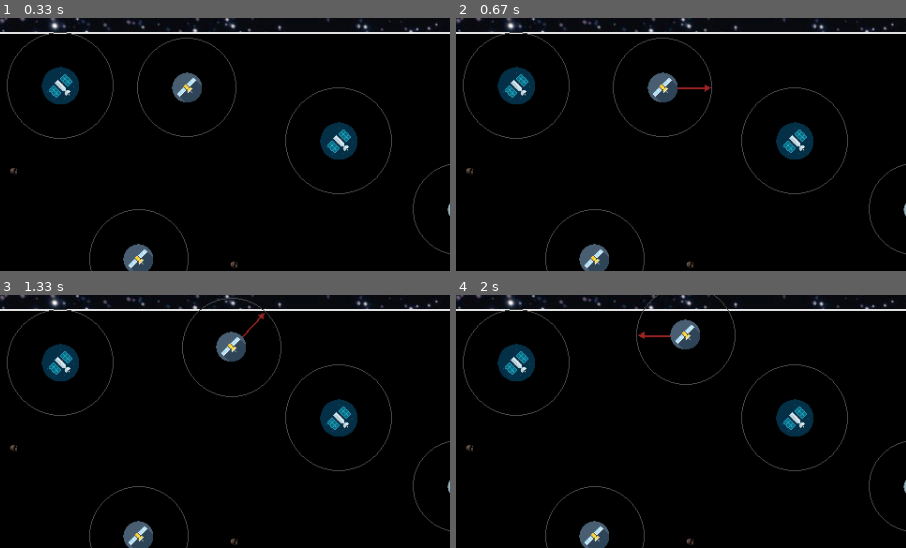
Above: before the commit, frames 1-4 (two rows, left to right).
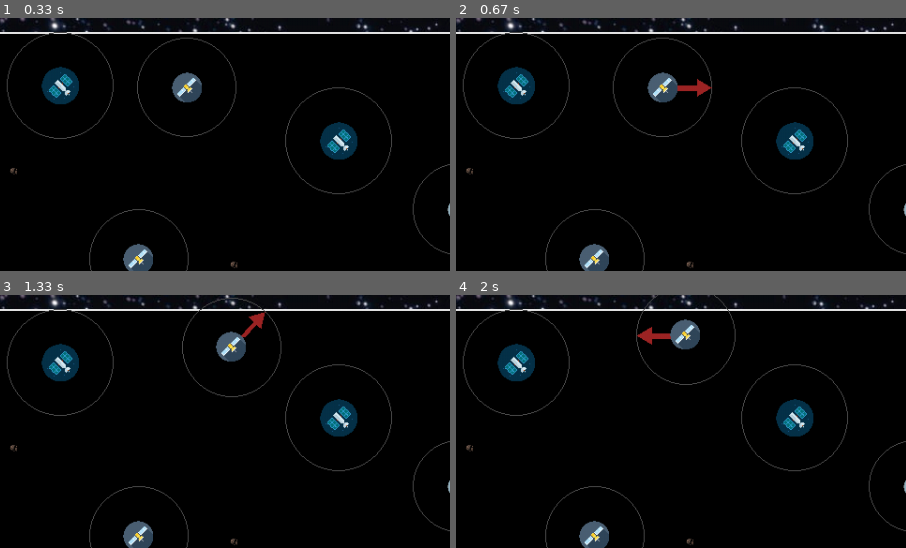
Above: after the commit, the same moments.

Repository: WesselOost/SatelliteSimulation2D
Game: pygame game, started from SatelliteSimulation/main.py
Same seed, same stepped clock (60 frames per second), same inputs: the game is played once before the commit and once after it.
Inputs:
- Up to frame 1 (0.33 s): no input
- Up to frame 2 (0.67 s): hold Right from 0.33 s (still down)
- Up to frame 3 (1.33 s): release Right at 0.8 s; hold Up 0.83-1.13 s; hold Right from 1.17 s (still down)
- Up to frame 4 (2 s): release Right at 1.63 s; hold Left from 1.67 s (still down)
The pictures show only the part of the screen within x 11-61%, y 0-50%; the shares and areas given below are measured in that part.

Frame 1 is identical in both runs. In frame 2, 0.2% of the frame differs, in the area x 49-57%, y 24-32%; in frame 3, 0.2%; in frame 4, 0.2%.

Commit message:
remove velocity arrow from satellite class

Diff:
--- a/SatelliteSimulation/controller/controller.py
+++ b/SatelliteSimulation/controller/controller.py
@@ -77,9 +77,10 @@
     def next_frame(self):
         self.space.avoid_possible_future_collisions()
         self.space.move_satellites()
+        arrows: list = self.space.get_velocity_arrows()
         self.space.update_satellite_observance()
         self.space.check_and_handle_collisions()
-        self.gui.update(self.space.get_satellites())
+        self.gui.update(self.space.get_satellites(), arrows)
 
 
     def update_scale(self, scale_factor: float):
--- a/SatelliteSimulation/model/arrow.py
+++ b/SatelliteSimulation/model/arrow.py
@@ -19,6 +19,7 @@
 #  SECTION: Global definitions
 # =========================================================================== #
 EMPTY_VECTOR = Vector(0, 0)
+VELOCITY_ARROW_DEFAULT_SIZE = 24
 
 
 # =========================================================================== #
@@ -31,7 +32,7 @@
     # ----------------------------------------------------------------------- #
     #  SUBSECTION: Constructor
     # ----------------------------------------------------------------------- #
-    def __init__(self, start_vector: Vector, unit_normal_direction_vector: Vector, length: float):
+    def __init__(self, start_vector: Vector, unit_normal_direction_vector: Vector, magnitude: float):
         '''
         5 vectors that form together an arrow
         the en_of_line is not the end of the arrow, otherwise it would stick out pas the triangular tip of the arrow.
@@ -43,20 +44,21 @@
         head_right: coordinates of the right corner of the arrow head
         '''
         self.__line_thickness: float = 6
+        length: float = magnitude * VELOCITY_ARROW_DEFAULT_SIZE
         if (length > 0):
             self.__start_of_line: Vector = start_vector
             self.__head_tip: Vector = self.__shift_vector_by_length(self.__start_of_line,
-                unit_normal_direction_vector, length)
+                                                                    unit_normal_direction_vector, length)
 
             self.__end_of_line: Vector = self.__shift_vector_by_length(self.__head_tip, self.__start_of_line,
-                self.__line_thickness)
+                                                                       self.__line_thickness)
 
             start_of_arrow_head = self.__shift_vector_by_length(self.__head_tip, self.__start_of_line,
-                self.__line_thickness * 3)
+                                                                self.__line_thickness * 3)
             self.__head_left: Vector = self.__rotate_point_around_axis(start_of_arrow_head, self.__head_tip,
-                math.pi / 6)
+                                                                       math.pi / 6)
             self.__head_right: Vector = self.__rotate_point_around_axis(start_of_arrow_head, self.__head_tip,
-                -math.pi / 6)
+                                                                        -math.pi / 6)
         else:
             self.__start_of_line: Vector = EMPTY_VECTOR.__copy__()
             self.__end_of_line: Vector = EMPTY_VECTOR.__copy__()
@@ -95,42 +97,10 @@
     # ----------------------------------------------------------------------- #
     #  SUBSECTION: Public Methods
     # ----------------------------------------------------------------------- #
-    def update_screen_scale(self, scale_factor):
-        self.__line_thickness *= scale_factor
-        self.__start_of_line: Vector = multiply(self.__start_of_line, scale_factor)
-        self.__head_tip: Vector = multiply(self.__head_tip, scale_factor)
 
-        self.__end_of_line: Vector = multiply(self.__end_of_line, scale_factor)
-
-        self.__head_left: Vector = multiply(self.__head_left, scale_factor)
-        self.__head_right: Vector = multiply(self.__head_right, scale_factor)
-
-
-    def update_arrow(self, start_vector: Vector, unit_normal_direction_vector: Vector, length: float):
-        if length > 0:
-            self.__start_of_line.set_vector(start_vector)
-
-            self.__head_tip.set_vector(self.__shift_vector_by_length(self.__start_of_line,
-                unit_normal_direction_vector, length))
-            self.__end_of_line.set_vector(self.__shift_vector_by_length(self.__head_tip, self.__start_of_line,
-                self.__line_thickness))
-
-            start_of_head = self.__shift_vector_by_length(self.__head_tip, self.__start_of_line,
-                self.__line_thickness * 3)
-            self.__head_left.set_vector(self.__rotate_point_around_axis(start_of_head, self.__head_tip,
-                math.pi / 6))
-            self.__head_right.set_vector(self.__rotate_point_around_axis(start_of_head, self.__head_tip,
-                -math.pi / 6))
-        else:
-            self.__start_of_line.set_vector(EMPTY_VECTOR)
-            self.__end_of_line.set_vector(EMPTY_VECTOR)
-            self.__head_tip.set_vector(EMPTY_VECTOR)
-            self.__head_left.set_vector(EMPTY_VECTOR)
-            self.__head_right.set_vector(EMPTY_VECTOR)
-
-            # ----------------------------------------------------------------------- #
-            #  SUBSECTION: Private Methods
-            # ----------------------------------------------------------------------- #
+    # ----------------------------------------------------------------------- #
+    #  SUBSECTION: Private Methods
+    # ----------------------------------------------------------------------- #
 
 
     def __shift_vector_by_length(self, start_position: Vector, direction_vector: Vector, length: float) -> Vector:
--- a/SatelliteSimulation/model/model.py
+++ b/SatelliteSimulation/model/model.py
@@ -17,6 +17,7 @@
 import os
 import math
 
+from SatelliteSimulation.model.arrow import Arrow
 from SatelliteSimulation.model.collision_handling import *
 from SatelliteSimulation.model.satellite_border import SatelliteBorder
 from SatelliteSimulation.model.disturbance.disturbance import *
@@ -114,6 +115,10 @@
             satellite.move(self.__delta_time)
 
 
+    def get_velocity_arrows(self) -> list:
+        return list(map(satellite_to_magnitude_arrow, [satellite for satellite in self.__satellites if satellite.velocity.value().magnitude() != 0]))
+
+
     def check_and_handle_collisions(self):
         for index, satellite in enumerate(self.__satellites):
             # [index + 1] prevents checking previously compared satellites
@@ -298,6 +303,18 @@
         # =========================================================================== #
 
 
+def satellite_to_magnitude_arrow(satellite: Satellite) -> Arrow:
+    magnitude: float = satellite.velocity.value().magnitude()
+    unit_normal: Vector = satellite.velocity.value().unit_normal()
+    radius: float = satellite.radius()
+    center: Vector = satellite.center()
+
+    start_vector: Vector = Vector(center.x() + radius * unit_normal.x(), center.y() + radius * unit_normal.y())
+    unit_normal_direction_vector: Vector = add(start_vector, unit_normal)
+
+    return Arrow(start_vector, unit_normal_direction_vector, magnitude)
+
+
 # =========================================================================== #
 #  SECTION: Main Body
 # =========================================================================== #
--- a/SatelliteSimulation/model/satellite/satellite.py
+++ b/SatelliteSimulation/model/satellite/satellite.py
@@ -120,7 +120,6 @@
         self.__size *= scale_factor
         self.position.set_vector(multiply(self.position, scalar=scale_factor))
         self.velocity.update_scale(scale_factor)
-        self.update_arrow()
         for disturbance in self.__disturbances:
             disturbance.velocity().set_vector(multiply(disturbance.velocity(), scalar=scale_factor))
 
@@ -139,21 +138,10 @@
     def move(self, delta_time:float):
         self.velocity.update_velocities(self.__disturbances)
         self.__disturbances = [disturbance for disturbance in self.__disturbances if disturbance.velocity().t() > 0]
-        self.update_arrow()
+
         #TODO: maybe use delta_time
         self.position.add_to_x(self.velocity.value().x())
         self.position.add_to_y(self.velocity.value().y())
-
-
-    def update_arrow(self):
-        velocity = self.velocity.value()
-        if velocity.magnitude() != 0:
-            unit_normal_direction_vector: Vector = self.velocity.value().unit_normal()
-
-            start_vector: Vector = Vector(self.center().x() + self.radius() * unit_normal_direction_vector.x(),
-                self.center().y() + self.radius() * unit_normal_direction_vector.y())
-
-            self.velocity.update_velocity_arrow(start_vector)
 
 
     def navigate_to(self, direction_in_degrees: int):
--- a/SatelliteSimulation/model/satellite/satellite_velocity_handler.py
+++ b/SatelliteSimulation/model/satellite/satellite_velocity_handler.py
@@ -19,7 +19,7 @@
 # =========================================================================== #
 #  SECTION: Global definitions
 # =========================================================================== #
-VELOCITY_ARROW_DEFAULT_SIZE = 24
+
 
 
 # =========================================================================== #
@@ -37,7 +37,6 @@
         self.__max_navigation_velocity_magnitude: float = max_navigation_velocity_magnitude
         self.__disturbance_velocity: Velocity = Velocity(0, 0)
         self.__collision_velocity: Velocity = Velocity(0, 0)
-        self.__velocity_arrow: Arrow = Arrow(Vector(0, 0), Vector(0, 0), 0)
 
 
     # ----------------------------------------------------------------------- #
@@ -68,10 +67,6 @@
         return add(self.__navigation_velocity, add(self.__disturbance_velocity, self.__collision_velocity))
 
 
-    def arrow(self) -> Arrow:
-        return self.__velocity_arrow
-
-
     # ----------------------------------------------------------------------- #
     #  SUBSECTION: Public Methods
     # ----------------------------------------------------------------------- #
@@ -87,19 +82,11 @@
         self.__collision_velocity.update()
 
 
-    def update_velocity_arrow(self, start_vector: Vector):
-        unit_normal_direction_vector: Vector = add(start_vector, self.value().unit_normal())
-
-        self.__velocity_arrow.update_arrow(start_vector, unit_normal_direction_vector,
-            length=VELOCITY_ARROW_DEFAULT_SIZE * self.value().magnitude())
-
-
     def update_scale(self, scale_factor):
         self.__max_navigation_velocity_magnitude *= scale_factor
         self.__collision_velocity.update_scale(scale_factor)
         self.__navigation_velocity.update_scale(scale_factor)
         self.__disturbance_velocity.update_scale(scale_factor)
-        self.__velocity_arrow.update_screen_scale(scale_factor)
 
 # ----------------------------------------------------------------------- #
 #  SUBSECTION: Private Methods
--- a/SatelliteSimulation/view/view.py
+++ b/SatelliteSimulation/view/view.py
@@ -133,7 +133,7 @@
     # ----------------------------------------------------------------------- #
     #  SUBSECTION: Public Methods
     # ----------------------------------------------------------------------- #
-    def update(self, satellites: list):
+    def update(self, satellites: list, arrows: list):
         surface = self.__surface
 
         surface.blit(BACKGROUND_IMG, (0, 0))
@@ -146,9 +146,9 @@
             for satellite in satellites:
                 self.__draw_satellite_observance_border(satellite)
 
-            for satellite in satellites:
-                if satellite.velocity.value().magnitude() != 0:
-                    self.__draw_satellite_velocity(satellite)
+            if arrows:
+                for arrow in arrows:
+                    self.__draw_satellite_velocity(arrow)
 
             for satellite in satellites:
                 self.__draw_satellite(satellite)
@@ -160,8 +160,7 @@
         pygame.display.update()
 
 
-    def __draw_satellite_velocity(self, satellite):
-        arrow = satellite.velocity.arrow()
+    def __draw_satellite_velocity(self, arrow):
         # arrow body
         pygame.draw.line(self.__surface, Color.RED, arrow.end_of_line(), arrow.start_of_line(),
             int(arrow.line_thickness()))
